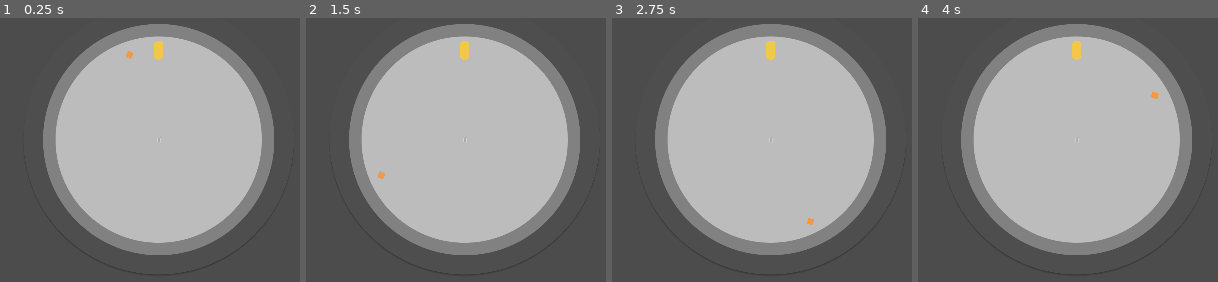
Above: before the commit, frames 1-4 (left to right).
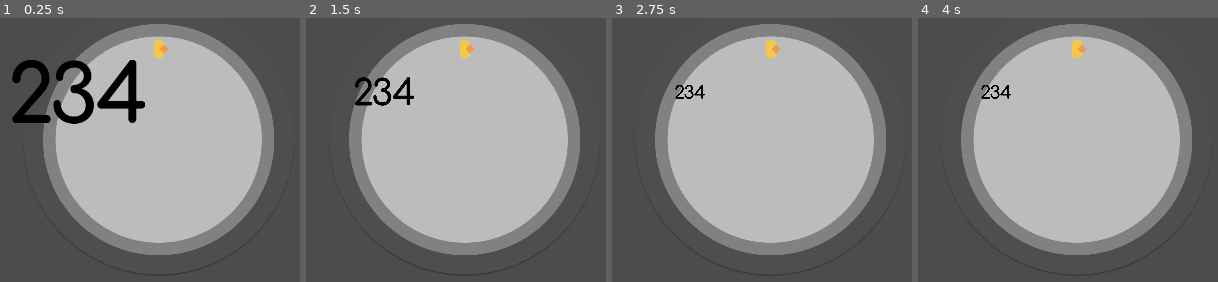
Above: after the commit, the same moments.

Repository: takecare/popthelock
Game: Godot game, scene res://scenes/Main.tscn
Same seed, same stepped clock (60 frames per second), same inputs: the game is played once before the commit and once after it. The engine's default icon, where the game draws it, is replaced by a stand-in: a white triangle on a blue panel in a dark square.
Inputs (mouse positions are in pixels of both pictures, inside the frame that each line leads up to):
- Up to frame 1 (0.25 s): no input
- Up to frame 2 (1.5 s): move the mouse to (564, 123) at 0.52 s; click (564, 123) at 0.6 s; move the mouse to (375, 202) at 1.27 s; click (375, 202) at 1.35 s
- Up to frame 3 (2.75 s): tap Enter at 2 s; move the mouse to (outside the picture) at 2.02 s; click (outside the picture) at 2.1 s
- Up to frame 4 (4 s): move the mouse to (outside the picture) at 2.77 s; click (outside the picture) at 2.85 s; tap Space at 3.5 s; move the mouse to (outside the picture) at 3.52 s; click (outside the picture) at 3.6 s

The runs differ from the first frame. In frame 1, 4.4% of the frame differs, in the area x 4-56%, y 8-41%; in frame 2, 1.0%; in frame 3, 0.4%; in frame 4, 0.4%.
Error after the commit: Trying to assign value of type 'Node2D' to a variable of type 'Score.gd'. (res://scripts/Main.gd:26)

Commit message:
add digit sprites

Diff:
--- a/project.godot
+++ b/project.godot
@@ -19,7 +19,7 @@
 "language": "GDScript",
 "path": "res://scripts/Lock.gd"
 }, {
-"base": "Label",
+"base": "TextureRect",
 "class": "Score",
 "language": "GDScript",
 "path": "res://scripts/Score.gd"
--- a/scenes/Main.tscn
+++ b/scenes/Main.tscn
@@ -23,6 +23,7 @@
 scale = Vector2( 0.15, 0.15 )
 
 [node name="Score" parent="." instance=ExtResource( 4 )]
+position = Vector2( 232, 524 )
 
 [connection signal="area_entered" from="Target" to="Target" method="_on_area_entered"]
 [connection signal="area_entered" from="Target" to="Crosshair" method="_on_Target_area_entered"]
--- a/scenes/Score.tscn
+++ b/scenes/Score.tscn
@@ -1,14 +1,67 @@
-[gd_scene load_steps=2 format=2]
+[gd_scene load_steps=6 format=2]
 
 [ext_resource path="res://scripts/Score.gd" type="Script" id=1]
+[ext_resource path="res://sprites/2.png" type="Texture" id=2]
+[ext_resource path="res://sprites/3.png" type="Texture" id=3]
+[ext_resource path="res://sprites/4.png" type="Texture" id=4]
 
-[node name="Score" type="Label"]
-margin_right = 40.0
-margin_bottom = 14.0
-rect_clip_content = true
-text = "999"
-align = 1
+[sub_resource type="Animation" id=1]
+resource_name = "Current"
+length = 2.0
+tracks/0/type = "value"
+tracks/0/path = NodePath("CenterContainer/HBoxContainer:rect_scale")
+tracks/0/interp = 1
+tracks/0/loop_wrap = true
+tracks/0/imported = false
+tracks/0/enabled = true
+tracks/0/keys = {
+"times": PoolRealArray( 0, 2 ),
+"transitions": PoolRealArray( 1, 1 ),
+"update": 0,
+"values": [ Vector2( 1, 1 ), Vector2( 0.2, 0.2 ) ]
+}
+
+[node name="Score" type="Node2D"]
 script = ExtResource( 1 )
+
+[node name="CenterContainer" type="CenterContainer" parent="."]
+margin_left = -128.0
+margin_top = -64.0
+margin_right = 128.0
+margin_bottom = 64.0
+grow_horizontal = 2
+grow_vertical = 2
 __meta__ = {
+"_edit_group_": true,
 "_edit_use_anchors_": false
 }
+
+[node name="HBoxContainer" type="HBoxContainer" parent="CenterContainer"]
+margin_left = 9.0
+margin_top = 7.0
+margin_right = 246.0
+margin_bottom = 121.0
+rect_pivot_offset = Vector2( 118, 57 )
+
+[node name="TextureRect" type="TextureRect" parent="CenterContainer/HBoxContainer"]
+margin_right = 69.0
+margin_bottom = 114.0
+texture = ExtResource( 2 )
+stretch_mode = 4
+
+[node name="TextureRect2" type="TextureRect" parent="CenterContainer/HBoxContainer"]
+margin_left = 73.0
+margin_right = 146.0
+margin_bottom = 114.0
+texture = ExtResource( 3 )
+stretch_mode = 4
+
+[node name="TextureRect3" type="TextureRect" parent="CenterContainer/HBoxContainer"]
+margin_left = 150.0
+margin_right = 237.0
+margin_bottom = 114.0
+texture = ExtResource( 4 )
+
+[node name="AnimationPlayer" type="AnimationPlayer" parent="."]
+autoplay = "Current"
+anims/Current = SubResource( 1 )
--- a/scenes/playground/score_anim.tscn
+++ b/scenes/playground/score_anim.tscn
@@ -1,41 +1,55 @@
-[gd_scene load_steps=3 format=2]
+[gd_scene load_steps=5 format=2]
 
-[ext_resource path="res://fonts/Comfortaa-VariableFont_wght.ttf" type="DynamicFontData" id=1]
+[ext_resource path="res://scripts/Score.gd" type="Script" id=1]
+[ext_resource path="res://sprites/2.png" type="Texture" id=2]
+[ext_resource path="res://sprites/3.png" type="Texture" id=3]
 
-[sub_resource type="DynamicFont" id=1]
-size = 80
-extra_spacing_top = 2
-extra_spacing_bottom = 2
-font_data = ExtResource( 1 )
+[sub_resource type="Animation" id=1]
+resource_name = "Current"
+length = 2.0
+tracks/0/type = "value"
+tracks/0/path = NodePath("CenterContainer/HBoxContainer:rect_scale")
+tracks/0/interp = 1
+tracks/0/loop_wrap = true
+tracks/0/imported = false
+tracks/0/enabled = true
+tracks/0/keys = {
+"times": PoolRealArray( 0, 2 ),
+"transitions": PoolRealArray( 1, 1 ),
+"update": 0,
+"values": [ Vector2( 1, 1 ), Vector2( 0.2, 0.2 ) ]
+}
 
 [node name="Node2D" type="Node2D"]
 
-[node name="Current" type="Label" parent="."]
-margin_right = 224.0
+[node name="CenterContainer" type="CenterContainer" parent="."]
+margin_right = 352.0
 margin_bottom = 128.0
-size_flags_vertical = 0
-custom_fonts/font = SubResource( 1 )
-text = "9"
-align = 1
-valign = 1
-clip_text = true
-uppercase = true
-max_lines_visible = 1
-__meta__ = {
-"_edit_use_anchors_": false
-}
+grow_horizontal = 2
+grow_vertical = 2
 
-[node name="Next" type="Label" parent="."]
-margin_right = 224.0
-margin_bottom = 128.0
-size_flags_vertical = 0
-custom_fonts/font = SubResource( 1 )
-text = "10"
-align = 1
-valign = 1
-clip_text = true
-uppercase = true
-max_lines_visible = 1
-__meta__ = {
-"_edit_use_anchors_": false
-}
+[node name="HBoxContainer" type="HBoxContainer" parent="CenterContainer"]
+margin_left = 103.0
+margin_top = 7.0
+margin_right = 249.0
+margin_bottom = 121.0
+rect_pivot_offset = Vector2( 73, 57 )
+
+[node name="TextureRect" type="TextureRect" parent="CenterContainer/HBoxContainer"]
+margin_right = 69.0
+margin_bottom = 114.0
+texture = ExtResource( 2 )
+stretch_mode = 4
+script = ExtResource( 1 )
+
+[node name="TextureRect2" type="TextureRect" parent="CenterContainer/HBoxContainer"]
+margin_left = 73.0
+margin_right = 146.0
+margin_bottom = 114.0
+texture = ExtResource( 3 )
+stretch_mode = 4
+script = ExtResource( 1 )
+
+[node name="AnimationPlayer" type="AnimationPlayer" parent="."]
+autoplay = "Current"
+anims/Current = SubResource( 1 )
--- a/scripts/Score.gd
+++ b/scripts/Score.gd
@@ -1,9 +1,23 @@
-class_name Score extends Label
+class_name Score extends TextureRect
 
 export(int) var score = 0
 
+const sprites = [
+  preload("res://sprites/0.png"),
+  preload("res://sprites/1.png"),
+  preload("res://sprites/2.png"),
+  preload("res://sprites/3.png"),
+  preload("res://sprites/4.png"),
+  preload("res://sprites/5.png"),
+  preload("res://sprites/6.png"),
+  preload("res://sprites/7.png"),
+  preload("res://sprites/8.png"),
+  preload("res://sprites/9.png")
+]
+
 func _ready() -> void:
-  text = str(score)
+  #text = str(score)
+  pass
 
 func center_on(point: Vector2):
   set_global_position(
@@ -13,9 +27,13 @@
 func increase():
   # TODO animate (quick scale+fade)
   score += 1
-  text = str(score)
 
 func reset():
   # TODO animate counting down until 0
   score = 0
-  text = str(score)
+
+func update():
+  var readable = str(score)
+  for i in range(0, readable.length()):
+    print(i)
+  pass
Binary file added: sprites/0.png
Not shown, added: sprites/0.png.import
Binary file added: sprites/1.png
Not shown, added: sprites/1.png.import
Binary file added: sprites/2.png
Not shown, added: sprites/2.png.import
Binary file added: sprites/3.png
Not shown, added: sprites/3.png.import
Binary file added: sprites/4.png
Not shown, added: sprites/4.png.import
Binary file added: sprites/5.png
Not shown, added: sprites/5.png.import
(and 8 more such lines)
